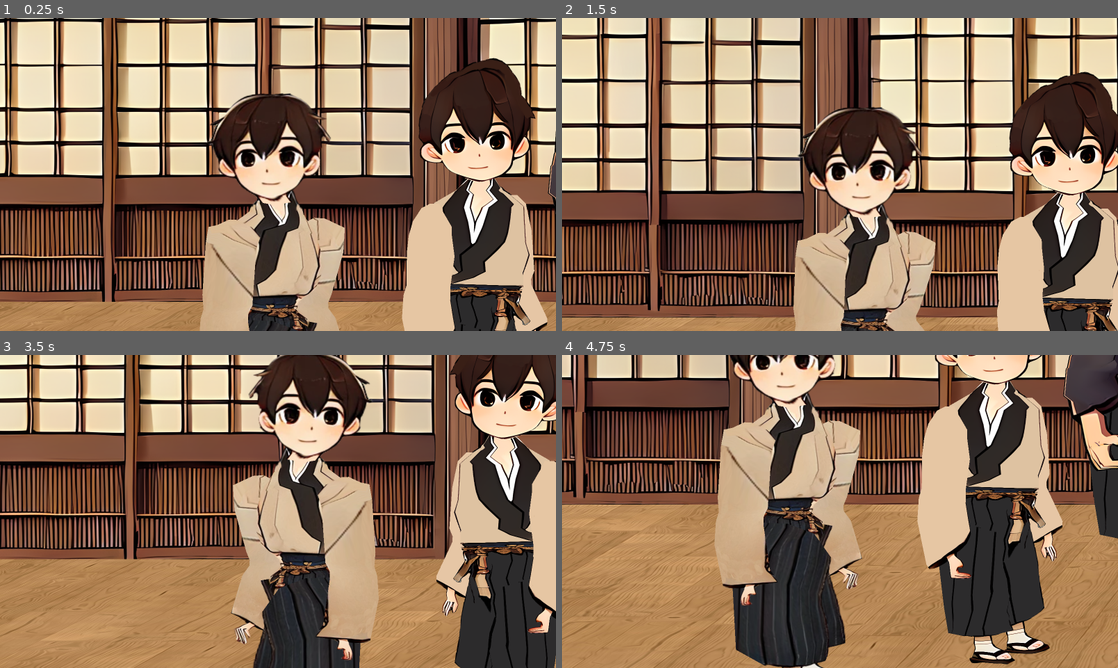
Above: before the commit, frames 1-4 (two rows, left to right).
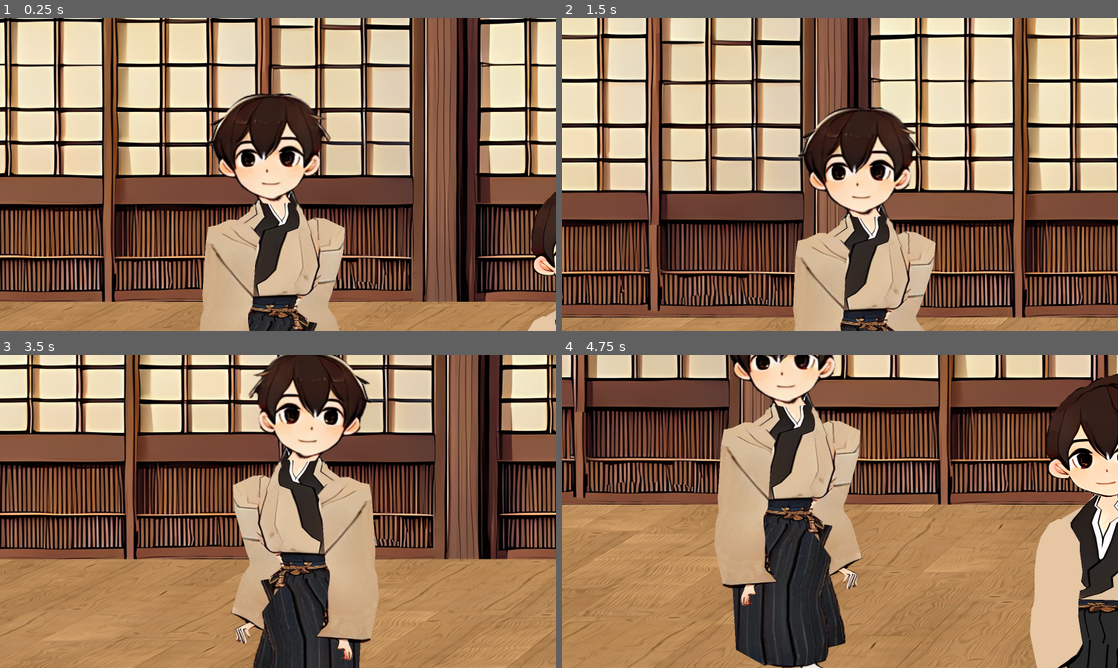
Above: after the commit, the same moments.

Repository: gregrylivingston/Godot4---Weather-System-2D
Game: Godot game, scene res://scene/architecture/floor/scene_floor_wood_1.tscn
Same seed, same stepped clock (60 frames per second), same inputs: the game is played once before the commit and once after it. This scene is started directly instead of the project's main scene.
Inputs (mouse positions are in pixels of both pictures, inside the frame that each line leads up to):
- Up to frame 1 (0.25 s): no input
- Up to frame 2 (1.5 s): tap Enter at 0.5 s; move the mouse to (962, 158) at 0.52 s; hold D (move_right) 0.53-1.25 s; click (962, 158) at 0.67 s; tap Space (jump) at 0.77 s; drag from (728, 190) to (812, 237) at 1.27 s
- Up to frame 3 (3.5 s): move the mouse to (333, 442) at 2.02 s; hold A (move_left) 2.03-2.75 s; drag from (250, 574) to (111, 464) at 2.77 s
- Up to frame 4 (4.75 s): move the mouse to (1006, 558) at 3.52 s; hold D (move_right) 3.53-4.25 s; tap Space (jump) at 3.77 s; drag from (673, 464) to (756, 433) at 4.27 s

The runs differ from the first frame. In frame 1, 16% of the frame differs, in the area x 72-100%, y 12-100%; in frame 2, 13%; in frame 3, 16%; in frame 4, 28%, in the area x 63-100%, y 0-100%.

Commit message:
better arm animations

Diff:
--- a/project.godot
+++ b/project.godot
@@ -59,7 +59,3 @@
 [physics]
 
 3d/default_gravity=0.0
-
-[rendering]
-
-anti_aliasing/screen_space_roughness_limiter/amount=2.81
--- a/scene/architecture/floor/scene_floor_wood_1.tscn
+++ b/scene/architecture/floor/scene_floor_wood_1.tscn
@@ -297,11 +297,11 @@
 scale = Vector2(6.5, 6.5)
 
 [node name="SkeletalPlayer" parent="Classroom_A" instance=ExtResource("10_w1vvg")]
-position = Vector2(237, 642)
+position = Vector2(318, 723)
 scale = Vector2(6.5, 6.5)
 
 [node name="SkeletalPlayer3" parent="Classroom_A" instance=ExtResource("11_v2hqy")]
-position = Vector2(354, 573)
+position = Vector2(466, 576)
 scale = Vector2(8, 8)
 
 [node name="Hallway" type="Node2D" parent="."]
--- a/scene/skeleton/player.tscn
+++ b/scene/skeleton/player.tscn
@@ -1467,10 +1467,10 @@
 tracks/1/interp = 1
 tracks/1/loop_wrap = true
 tracks/1/keys = {
-"times": PackedFloat32Array(0, 0.3, 0.6, 0.9, 1.2, 1.8, 2.1, 2.4),
+"times": PackedFloat32Array(0, 0.3, 0.6, 1.23333, 1.8, 2.1, 2.4, 3.36667),
 "transitions": PackedFloat32Array(1, 1, 1, 1, 1, 1, 1, 1),
 "update": 0,
-"values": [22.9554, 14.364, 4.85809, -17.8627, -33.209, 16.3409, 34.6629, 22.9554]
+"values": [22.9554, 14.364, 4.85809, -17.8627, 16.3409, 34.6629, 22.9554, -33.209]
 }
 tracks/2/type = "value"
 tracks/2/imported = false
@@ -1515,10 +1515,10 @@
 tracks/5/interp = 1
 tracks/5/loop_wrap = true
 tracks/5/keys = {
-"times": PackedFloat32Array(0, 0.3, 0.6, 0.9, 1.2, 1.8, 2.1, 2.4),
+"times": PackedFloat32Array(0, 0.6, 1.1, 1.8, 2.4, 2.93333, 3.63333, 4.03333),
 "transitions": PackedFloat32Array(1, 1, 1, 1, 1, 1, 1, 1),
 "update": 0,
-"values": [-38.8261, -17.6849, -2.00788, 23.4365, 48.0693, 4.34599, -14.5235, -38.8261]
+"values": [-17.6849, -2.00788, 23.4365, 4.34599, -14.5235, -38.8261, 48.0693, -38.8261]
 }
 tracks/6/type = "value"
 tracks/6/imported = false
@@ -1798,19 +1798,18 @@
 scale = Vector2(0.06, 0.06)
 
 [node name="Skeleton2D" type="Skeleton2D" parent="Sprite2D"]
+visible = false
 
 [node name="Hip" type="Bone2D" parent="Sprite2D/Skeleton2D"]
-position = Vector2(-3, -11)
+position = Vector2(-3, -7.36613)
 rest = Transform2D(1, 0, 0, 1, -3, -11)
 
 [node name="Chest" type="Bone2D" parent="Sprite2D/Skeleton2D/Hip"]
 position = Vector2(0, -32)
-rotation = -0.00707523
 rest = Transform2D(1, 0, 0, 1, 0, -32)
 
 [node name="Head" type="Bone2D" parent="Sprite2D/Skeleton2D/Hip/Chest"]
 position = Vector2(0, -160)
-rotation = 0.0539257
 rest = Transform2D(1, 0, 0, 1, 0, -160)
 
 [node name="Chin" type="Bone2D" parent="Sprite2D/Skeleton2D/Hip/Chest/Head"]
@@ -1823,15 +1822,20 @@
 
 [node name="RightArm" type="Bone2D" parent="Sprite2D/Skeleton2D/Hip/Chest"]
 position = Vector2(80, -100)
+rotation = 0.309832
+scale = Vector2(1, 1)
 rest = Transform2D(1, 0, 0, 1, 80, -100)
 
 [node name="RightForearm" type="Bone2D" parent="Sprite2D/Skeleton2D/Hip/Chest/RightArm"]
 position = Vector2(-11, 97)
+rotation = -0.617691
+scale = Vector2(1, 1)
 rest = Transform2D(1, 0, 0, 1, -11, 97)
 
 [node name="RightHand" type="Bone2D" parent="Sprite2D/Skeleton2D/Hip/Chest/RightArm/RightForearm"]
 position = Vector2(13, 94)
 rotation = 1.22745
+scale = Vector2(1, 1)
 rest = Transform2D(0.336639, 0.941634, -0.941634, 0.336639, 13, 94)
 auto_calculate_length_and_angle = false
 length = 16.0
@@ -1839,10 +1843,13 @@
 
 [node name="LeftArm" type="Bone2D" parent="Sprite2D/Skeleton2D/Hip/Chest"]
 position = Vector2(-100, -100)
+rotation = -0.225803
+scale = Vector2(1, 1)
 rest = Transform2D(1, 0, 0, 1, -100, -100)
 
 [node name="LeftForearm" type="Bone2D" parent="Sprite2D/Skeleton2D/Hip/Chest/LeftArm"]
 position = Vector2(-2, 95)
+rotation = -0.588595
 rest = Transform2D(1, 0, 0, 1, -2, 95)
 
 [node name="LeftHand" type="Bone2D" parent="Sprite2D/Skeleton2D/Hip/Chest/LeftArm/LeftForearm"]
@@ -1855,14 +1862,19 @@
 
 [node name="LeftLeg" type="Bone2D" parent="Sprite2D/Skeleton2D/Hip"]
 position = Vector2(-72, 26)
+rotation = 0.334706
 rest = Transform2D(1, 0, 0, 1, -72, 26)
 
 [node name="LeftLowerLeg" type="Bone2D" parent="Sprite2D/Skeleton2D/Hip/LeftLeg"]
 position = Vector2(-13, 91)
+rotation = 0.520452
+scale = Vector2(1, 1)
 rest = Transform2D(1, 0, 0, 1, -13, 91)
 
 [node name="LeftFoot" type="Bone2D" parent="Sprite2D/Skeleton2D/Hip/LeftLeg/LeftLowerLeg"]
 position = Vector2(7, 127)
+rotation = -0.322298
+scale = Vector2(1, 1)
 rest = Transform2D(1, 0, 0, 1, 7, 127)
 auto_calculate_length_and_angle = false
 length = 16.0
@@ -1870,14 +1882,20 @@
 
 [node name="RightLeg" type="Bone2D" parent="Sprite2D/Skeleton2D/Hip"]
 position = Vector2(46, 11)
+rotation = -0.716523
+scale = Vector2(1, 1)
 rest = Transform2D(1, 0, 0, 1, 46, 11)
 
 [node name="RightLowerLeg" type="Bone2D" parent="Sprite2D/Skeleton2D/Hip/RightLeg"]
 position = Vector2(-26, 94)
+rotation = 0.632342
+scale = Vector2(1, 1)
 rest = Transform2D(1, 0, 0, 1, -26, 94)
 
 [node name="RightFoot" type="Bone2D" parent="Sprite2D/Skeleton2D/Hip/RightLeg/RightLowerLeg"]
 position = Vector2(2, 129)
+rotation = 0.0373056
+scale = Vector2(1, 1)
 rest = Transform2D(1, 0, 0, 1, 2, 129)
 auto_calculate_length_and_angle = false
 length = 16.0
--- a/scene/skeleton/skeleton_Kawanabe_hd.tscn
+++ b/scene/skeleton/skeleton_Kawanabe_hd.tscn
@@ -7,6 +7,46 @@
 
 [node name="Skeleton2D" parent="Sprite2D" index="0"]
 visible = false
+
+[node name="Chest" parent="Sprite2D/Skeleton2D/Hip" index="0"]
+rotation = 0.0
+
+[node name="Head" parent="Sprite2D/Skeleton2D/Hip/Chest" index="0"]
+rotation = 0.0
+
+[node name="RightArm" parent="Sprite2D/Skeleton2D/Hip/Chest" index="1"]
+rotation = 0.400647
+
+[node name="RightForearm" parent="Sprite2D/Skeleton2D/Hip/Chest/RightArm" index="0"]
+rotation = -0.612246
+
+[node name="RightHand" parent="Sprite2D/Skeleton2D/Hip/Chest/RightArm/RightForearm" index="0"]
+scale = Vector2(1, 1)
+
+[node name="LeftArm" parent="Sprite2D/Skeleton2D/Hip/Chest" index="2"]
+rotation = -0.677643
+
+[node name="LeftForearm" parent="Sprite2D/Skeleton2D/Hip/Chest/LeftArm" index="0"]
+rotation = -0.484994
+
+[node name="LeftLeg" parent="Sprite2D/Skeleton2D/Hip" index="1"]
+rotation = 0.347774
+
+[node name="LeftLowerLeg" parent="Sprite2D/Skeleton2D/Hip/LeftLeg" index="0"]
+rotation = 0.420368
+scale = Vector2(1, 1)
+
+[node name="LeftFoot" parent="Sprite2D/Skeleton2D/Hip/LeftLeg/LeftLowerLeg" index="0"]
+rotation = -0.335377
+
+[node name="RightLeg" parent="Sprite2D/Skeleton2D/Hip" index="2"]
+rotation = -0.469925
+
+[node name="RightLowerLeg" parent="Sprite2D/Skeleton2D/Hip/RightLeg" index="0"]
+rotation = 0.0882679
+
+[node name="RightFoot" parent="Sprite2D/Skeleton2D/Hip/RightLeg/RightLowerLeg" index="0"]
+rotation = 0.294599
 
 [node name="RightArm" parent="Sprite2D/Polygons" index="0"]
 position = Vector2(-150, -233.333)
